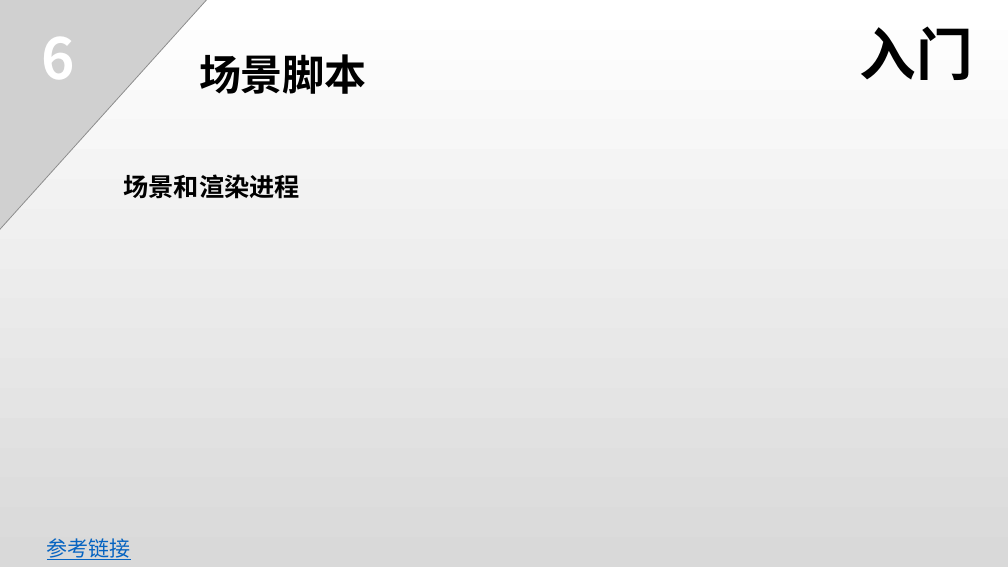
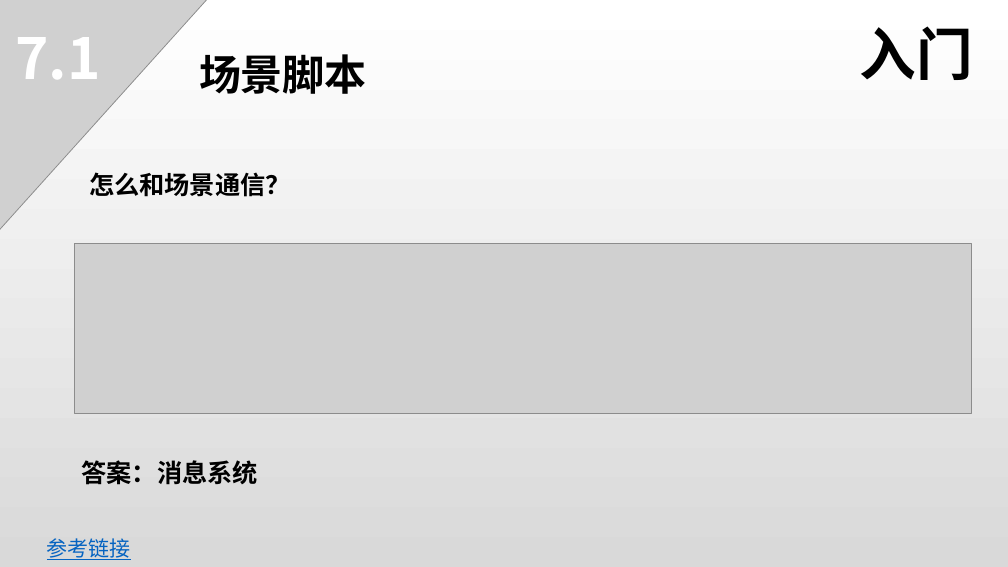
Before and after one commit to 1226085293/PPT_DEMO, a slide deck: slide 22 of doc/3.x插件开发.pptx (slide 19 before the commit). Drawn at 1008x567 pixels with LibreOffice and Linux fonts; fonts in the diff are those of the drawing; grey boxes stand for pictures. Boxes give left, top, right and bottom in pixels: in the first picture for what was removed or moved away, otherwise in the second. Text is boxed around its words. In the diff, an @@ line names an element or a change of style, - is before the commit and + after.

```diff
--- a/doc/3.x插件开发.pptx
+++ b/doc/3.x插件开发.pptx
@@ text at (x1=15, y1=37, x2=100, y2=79): text changed @@
-6
+7.1
@@ text at (x1=89, y1=172, x2=291, y2=197): text changed @@
-场景和渲染进程
+怎么和场景通信？
@@ picture added at (x1=74, y1=243, x2=972, y2=414) @@
@@ text added at (x1=81, y1=460, x2=257, y2=485), 24 pt, text #000000, bold @@
+答案：消息系统
```
Also in this commit, not shown: 11 other slides changed, 16 slides added, 1 slide removed, 3 other files.
